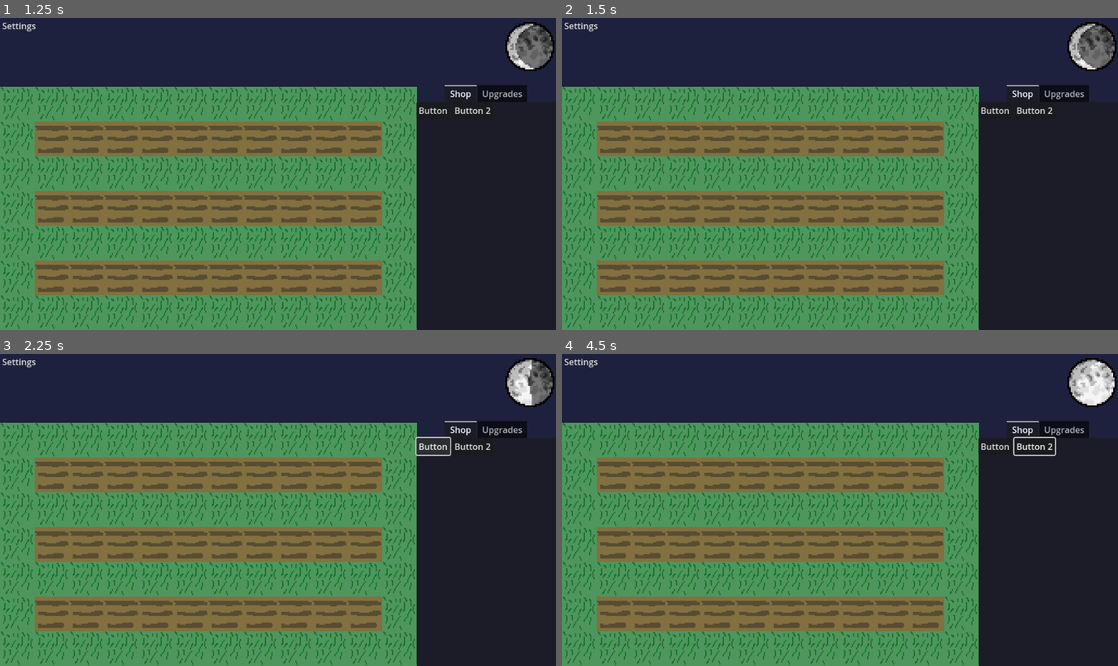
Above: before the commit, frames 1-4 (two rows, left to right).
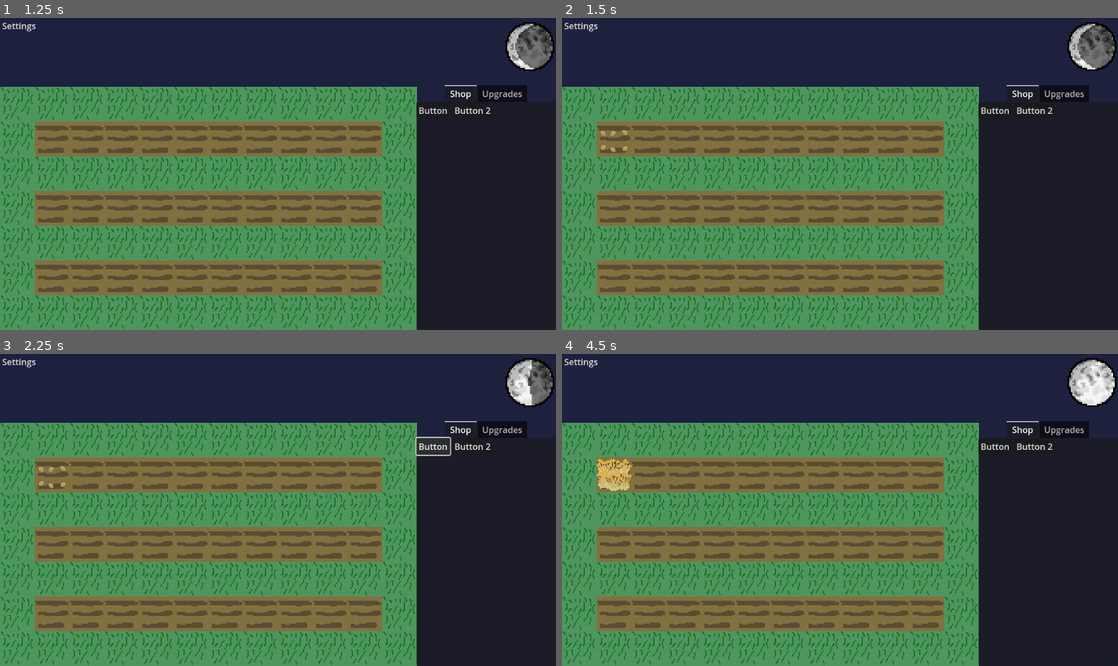
Above: after the commit, the same moments.

Repository: TalesOfXanthar/Wheather
Game: Godot game, scene res://scenes/main.tscn
Two runs of this game, one before a commit and one after it. Both use one fixed random seed, a clock stepped at 60 frames per second and the inputs below.
Inputs (mouse positions are in pixels of both pictures, inside the frame that each line leads up to):
- Up to frame 1 (1.25 s): click (88, 105) at 0.52 s
- Up to frame 2 (1.5 s): click (612, 139) at 1.27 s
- Up to frame 3 (2.25 s): click "Button" at 2 s
- Up to frame 4 (4.5 s): click "Button 2" at 2.75 s; click (650, 441) at 3.52 s; click (612, 475) at 4.27 s

Frame 1 is identical in both runs. In frame 2, less than 0.1% of the frame differs, in the area x 7-12%, y 35-43%; in frame 3, less than 0.1%; in frame 4, 0.6%, in the area x 6-89%, y 26-45%.

Commit message:
Basic crop growing implementation
yeah and moved some nodes around while deleting useless ones

Diff:
--- a/project.godot
+++ b/project.godot
@@ -15,6 +15,10 @@
 config/features=PackedStringArray("4.4", "Forward Plus")
 config/icon="res://assets/icon.svg"
 
+[autoload]
+
+GlobalTimeScript="*res://scripts/global_time_script.gd"
+
 [display]
 
 window/size/viewport_width=1024
--- a/scenes/UI.tscn
+++ b/scenes/UI.tscn
@@ -18,12 +18,6 @@
 grow_horizontal = 2
 grow_vertical = 2
 script = SubResource("GDScript_ro3t7")
-
-[node name="ColorRect" type="ColorRect" parent="."]
-layout_mode = 0
-offset_right = 1024.0
-offset_bottom = 576.0
-color = Color(0.117647, 0.129412, 0.239216, 1)
 
 [node name="MenuButton" type="MenuButton" parent="."]
 layout_mode = 0
--- a/scenes/main.tscn
+++ b/scenes/main.tscn
@@ -21,25 +21,25 @@
 [node name="Node2D" type="Node2D"]
 position = Vector2(1.81899e-12, 1.90735e-06)
 script = ExtResource("1_sugp2")
-crop_scene = ExtResource("2_dvh1x")
+
+[node name="ColorRect2" type="ColorRect" parent="."]
+offset_right = 1024.0
+offset_bottom = 576.0
+color = Color(0.117647, 0.129412, 0.239216, 1)
 
 [node name="TileMapLayer" type="TileMapLayer" parent="."]
 top_level = true
-visibility_layer = 2
 tile_map_data = PackedByteArray("AAAAAAMAAAAAAAAAAAAAAAQAAAAAAAAAAAAAAAUAAAAAAAAAAAAAAAYAAAAAAAAAAAAAAAcAAAAAAAAAAAAAAA …(1264 unchanged characters)…
 tile_set = SubResource("TileSet_vegmu")
+
+[node name="Placeholder Crop" parent="." instance=ExtResource("2_dvh1x")]
+top_level = true
+position = Vector2(96, 224)
 
 [node name="Camera2D" type="Camera2D" parent="."]
 position = Vector2(512, 288)
 rotation = 3.14159
 scale = Vector2(35.0964, -39.3672)
-
-[node name="Placeholder Crop" parent="." instance=ExtResource("2_dvh1x")]
-position = Vector2(160, 160)
-
-[node name="Button" type="Button" parent="."]
-offset_right = 8.0
-offset_bottom = 8.0
 
 [node name="Moon" parent="." instance=ExtResource("4_jyhfs")]
 top_level = true
@@ -47,5 +47,3 @@
 scale = Vector2(3, 3)
 
 [node name="UI" parent="." instance=ExtResource("5_tbgi4")]
-
-[connection signal="pressed" from="Button" to="." method="_on_button_pressed"]
--- a/scenes/placeholder_crop.tscn
+++ b/scenes/placeholder_crop.tscn
@@ -24,6 +24,14 @@
 animations = [{
 "frames": [{
 "duration": 1.0,
+"texture": null
+}],
+"loop": true,
+"name": &"Nothing",
+"speed": 5.0
+}, {
+"frames": [{
+"duration": 1.0,
 "texture": SubResource("AtlasTexture_0aunw")
 }, {
 "duration": 1.0,
@@ -36,7 +44,7 @@
 "texture": SubResource("AtlasTexture_ey21h")
 }],
 "loop": true,
-"name": &"default",
+"name": &"Wheat",
 "speed": 5.0
 }]
 
@@ -49,9 +57,10 @@
 [node name="AnimatedSprite2D" type="AnimatedSprite2D" parent="."]
 position = Vector2(296, 568)
 sprite_frames = SubResource("SpriteFrames_apr6d")
+animation = &"Wheat"
 offset = Vector2(-296, -568)
 
-[node name="Button" type="Button" parent="AnimatedSprite2D"]
+[node name="CropButton" type="Button" parent="AnimatedSprite2D"]
 visibility_layer = 0
 offset_left = -328.0
 offset_top = -600.0
@@ -63,13 +72,12 @@
 [node name="CollisionShape2D" type="CollisionShape2D" parent="StaticBody2D"]
 shape = SubResource("RectangleShape2D_6hy72")
 
-[node name="Timer" type="Timer" parent="."]
+[node name="CropGrowthIncrementTimer" type="Timer" parent="."]
 wait_time = 10.0
-autostart = true
 
-[node name="Node" type="Node" parent="."]
+[node name="PlantDictionaryScript" type="Node" parent="."]
 script = ExtResource("3_5xma4")
 
-[connection signal="pressed" from="AnimatedSprite2D/Button" to="." method="_on_button_pressed"]
+[connection signal="pressed" from="AnimatedSprite2D/CropButton" to="." method="_on_button_pressed"]
 [connection signal="mouse_entered" from="StaticBody2D" to="." method="_on_static_body_2d_mouse_entered"]
-[connection signal="timeout" from="Timer" to="." method="_on_timer_timeout"]
+[connection signal="timeout" from="CropGrowthIncrementTimer" to="." method="_on_timer_timeout"]
--- /dev/null
+++ b/scripts/global_time_script.gd
@@ -0,0 +1,2 @@
+extends Node
+var globalTimeDilation = 1
--- a/scripts/main.gd
+++ b/scripts/main.gd
@@ -1,6 +1 @@
 extends Node2D
-@export var crop_scene: PackedScene
-
-
-func _on_button_pressed() -> void:
-	var crop = crop_scene.instantiate()
--- a/scripts/moon.gd
+++ b/scripts/moon.gd
@@ -1,5 +1,8 @@
 extends Node2D
 @export var time = 0
+
+func _ready():
+	$globalTime
 
 func _process(delta: float) -> void:
 
--- a/scripts/placeholder_crop.gd
+++ b/scripts/placeholder_crop.gd
@@ -3,15 +3,12 @@
 var frame = 0
 var plantAge = 0.0
 var plantGrowthIncrement = 1.0
+var cropState = "Ground"
+var cursorState = "Wheat"
 # Called when the node enters the scene tree for the first time.
 func _ready() -> void:
-	var noder = $Node
-	var plantDict = noder.cropInfoDictionary
-	plantGrowthIncrement = plantDict["Corn"]["CropGrowthIncrement"]
-
-
-	$AnimatedSprite2D.frame = 0
-	$Timer.start(plantGrowthIncrement)
+	$AnimatedSprite2D.animation = "Ground"
+	print("step-1")
 
 
 # Called every frame. 'delta' is the elapsed time since the previous frame.
@@ -21,12 +18,20 @@
 
 
 func _on_button_pressed():
-	if frame == 3:
-		$".".queue_free()
+	print("step0")
+	if cropState == "Ground" && cursorState != "Ground":
+		print("step1")
+		plant_crop()
+	#if frame == 3:
+	#	$".".queue_free()
 
 
 func _on_timer_timeout():
 	frame += 1
 	$AnimatedSprite2D.frame = frame
-	if frame != 3:
-		$Timer.start
+
+func plant_crop():
+	cropState = cursorState
+	$AnimatedSprite2D.animation = cropState
+	$CropGrowthIncrementTimer.wait_time = $PlantDictionaryScript.cropInfoDictionary[cropState]["CropGrowthIncrement"]
+	$CropGrowthIncrementTimer.start()
Not shown: 1 places in scenes/placeholder_crop.tscn that only renumber resources
Not shown, added: scripts/global_time_script.gd.uid
